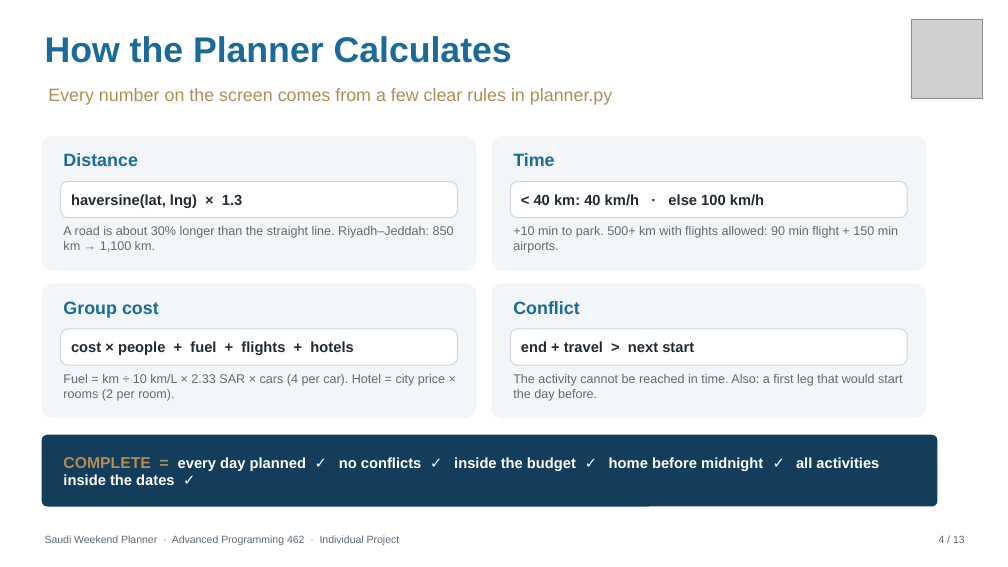
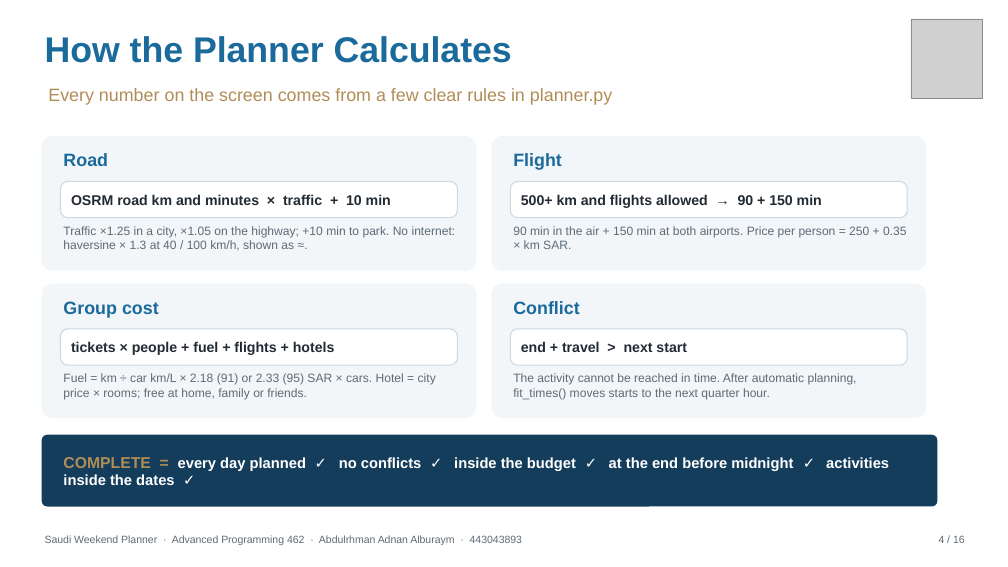
Before and after one commit to abdulrhmanalbream/saudi-weekend-plans, a slide deck: slide 4 of docs/Saudi_Weekend_Planner_Presentation.pptx. Drawn at 1008x567 pixels with LibreOffice and Linux fonts; fonts in the diff are those of the drawing; grey boxes stand for pictures. Boxes give left, top, right and bottom in pixels: in the first picture for what was removed or moved away, otherwise in the second. Text is boxed around its words. In the diff, an @@ line names an element or a change of style, - is before the commit and + after.

```diff
--- a/docs/Saudi_Weekend_Planner_Presentation.pptx
+++ b/docs/Saudi_Weekend_Planner_Presentation.pptx
@@ text at [63,153,108,166]: text changed @@
-Distance
+Road
@@ text at [513,153,562,170]: text changed @@
-Time
+Flight
@@ text at [71,194,391,205]: text changed; size 14 to 13.5 pt @@
-haversine(lat, lng) × 1.3
+OSRM road km and minutes × traffic + 10 min
@@ text at [521,194,822,208]: text changed; size 14 to 13.5 pt @@
-< 40 km: 40 km/h · else 100 km/h
+500+ km and flights allowed → 90 + 150 min
@@ text at [63,226,456,251]: text changed; size 12 to 11.5 pt @@
-A road is about 30% longer than the straight line. Riyadh–Jeddah: 850 km → 1,100 km.
+Traffic ×1.25 in a city, ×1.05 on the highway; +10 min to park. No internet: haversine × 1.3 at 40 / 100 km/h, shown as ≈.
@@ text at [513,226,907,249]: text changed; size 12 to 11.5 pt @@
-+10 min to park. 500+ km with flights allowed: 90 min flight + 150 min airports.
+90 min in the air + 150 min at both airports. Price per person = 250 + 0.35 × km SAR.
@@ text at [71,341,335,355]: text changed; size 14 to 13.5 pt @@
-cost × people + fuel + flights + hotels
+tickets × people + fuel + flights + hotels
@@ text "end + travel > next ..." at [521,341,687,352]: size 14 to 13.5 pt @@
@@ text at [63,373,436,399]: text changed; size 12 to 11.5 pt @@
-Fuel = km ÷ 10 km/L × 2.33 SAR × cars (4 per car). Hotel = city price × rooms (2 per room).
+Fuel = km ÷ car km/L × 2.18 (91) or 2.33 (95) SAR × cars. Hotel = city price × rooms; free at home, family or friends.
@@ text at [513,373,857,399]: text changed; size 12 to 11.5 pt @@
-The activity cannot be reached in time. Also: a first leg that would start the day before.
+The activity cannot be reached in time. After automatic planning, fit_times() moves starts to the next quarter hour.
@@ text at [63,457,889,485]: text changed @@
-COMPLETE = every day planned ✓ no conflicts ✓ inside the budget ✓ home before midnight ✓ all activities inside the dates ✓
+COMPLETE = every day planned ✓ no conflicts ✓ inside the budget ✓ at the end before midnight ✓ activities inside the dates ✓
@@ text at [45,535,522,545]: text changed @@
-Saudi Weekend Planner · Advanced Programming 462 · Individual Project
+Saudi Weekend Planner · Advanced Programming 462 · Abdulrhman Adnan Alburaym · 443043893
@@ text at [939,535,965,543]: text changed @@
-4 / 13
+4 / 16
```
Also in this commit, not shown: 9 other slides changed, 6 slides added, 3 slides removed, 17 other files.
